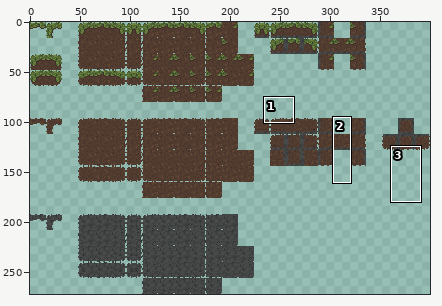
Edited in one commit: sprite sheet (assets/TilesMap.png). Above: a wide view before the commit, with the close-up outlined.
Close-up. First the earlier version:
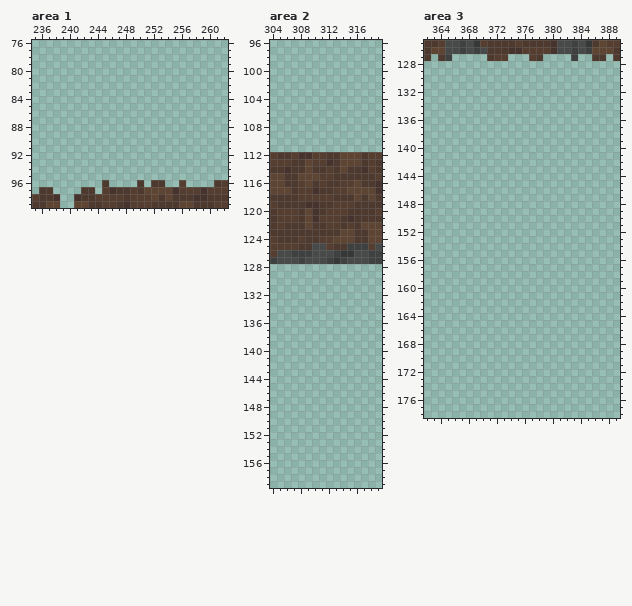
The file is 400x272 pixels. Pixels under 10% opacity are left out. Colours within 5 levels of each other are drawn and written as one. Shown: area 1: x 235..262, y 76..99; area 2: x 304..319, y 96..159; area 3: x 362..389, y 125..178.
Now the later version:
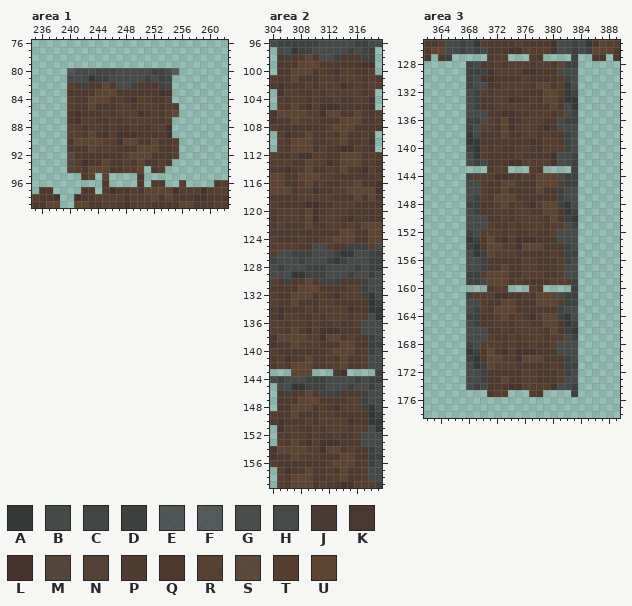
Palette (. is transparent): A #363838  B #3e3f3fe7  C #3f3f3ff3  D #3f4040  E #474848df  F #484949d7  G #484949f8  H #484949  J #46322def  K #47332df7  L #47332d  M #4c392ee7  N #4d392eef  P #4d392ef7  Q #4d392e  R #543e2ff8  S #553e2fe8  T #553e2f  U #5e4533
Commit message: mise à jour des tiles
Difference:
Changed rows in their new state; - is an unchanged pixel.
Area 1:
first column x 240:
 80 EBBBCCCGHHHHDDHF
 81 HHHADDHHHHHDHDC-
 82 TQDQQUQHHDQQQDC-
 83 QQQQUUUQQQQQQLK-
 84 TQQUUUQTQLTTQQR-
 85 TQQUQQQTTQTTTQTP
 86 QLQQQTQTTTLQTQTS
 87 QLTTQQTQTTTTTQT-
 88 RTQTTQTQQTQQTTL-
 89 RTQUQLTLLLQQQQL-
 90 JUUUUTTLUUQQUQQT
 91 JQQUTTTQQQUUUQQT
 92 SQQQQQQQTUUUQQQN
 93 MTLQQUQQTQUQQTQ-
 94 MTQUUUQQTTU-QT--
 95 --QU-U----K-----
Area 2:
first column x 304:
 96 HDDDDDDHHHHHDDHH
 97 -HHADDHHHHHDHDD-
 98 -QDQQUQHHDQQQDD-
 99 -QQQUUUQQQQQQLL-
100 -QQUUUQTQLTTQQT-
101 TQQUQQQTTQTTTQTQ
102 QLQQQTQTTTLQTQTT
103 -LTTQQTQTTTTTQT-
104 -TQTTQTQQTQQTTL-
105 -TQUQLTLLLQQQQL-
106 LUUUUTTLUUQQUQQT
107 LQQUTTTQQQUUUQQT
108 TQQQQQQQTUUUQQQQ
109 -TLQQUQQTQUQQTQ-
110 -TQUUUQQTTUQQTL-
111 -TQUUUQTQQLLTQQ-
first column x 304:
128 HDHHHDDDHHHHDHDD
129 HHHAADDDHHHDHHDH
130 TQDQQUQDDDQQQDHH
131 QQQQUUUQQQQTTDHH
132 TQQUUUQTQLTTTDAH
133 TQQUQQQTTQQQQQAD
134 QLQQQTQTTTTLQQAA
135 QLTTQQTQTTTQTTHA
136 TTQTTQTQQTQQTHHH
137 TTQUQLTLLLQQQHHH
138 LUUUUTTLUUQTQQDH
139 LQQUTTTQQQUUQQDD
140 TQQQQQQQTUUUQTDH
141 QTLQQUQQTQUQQTHH
142 QTQUUUQQTTUQQTHH
143 ---UUU---QL----D
144 HDHHHDDDHHHHDHDD
145 -HHAADDDHHHDHHDH
146 -QDQQUQDDDQQQDHH
147 -QQQUUUQQQQTTDHH
148 -QQUUUQTQLTTTDAH
149 TQQUQQQTTQQQQQAD
150 QLQQQTQTTTTLQQAA
151 -LTTQQTQTTTQTTHA
152 -TQTTQTQQTQQTHHH
153 -TQUQLTLLLQQQHHH
154 LUUUUTTLUUQTQQDH
155 LQQUTTTQQQUUQQDD
156 TQQQQQQQTUUUQTDH
157 -TLQQUQQTQUQQTHH
158 -TQUUUQQTTUQQTHH
159 -TQUUUQTQQLLTTTD
Area 3:
first column x 368:
128 DHQQTQTTTQTTQUDD
129 DDDLTTTTLLQQQHHH
130 DHLLQQQQTQQQQTDH
131 DHHQQTTTTQUUQTAH
132 HDTQTTQTQQQUUTAD
133 HDQQTTLQQTQUUQAA
134 HDQQTTTTTQQQUQHA
135 HHHQQLLQQTTTQTHD
136 DDHTQULQTTTQQHDD
137 DHTTQULTTTQLQHHH
138 AHQQQUQQTTQTQQDH
139 AAQQQQQQQLQTTQDH
140 DATQTQQTTQQTTTDH
141 HATQQQQTQQQQLHHD
142 HDHQQQLLTTTTLHHD
143 ---QTT---TQ----D
144 DTTTLLQQTQUUUHDD
145 HHTQQUUQQQUUUTDD
146 HHTQQUQQQQUQQDHH
147 HDTQUUUQQQQQQDHH
148 DDQQTUQTQLTUUDAH
149 HDQQTTQTTQQUUQAD
150 HHHQQTQTTTTQUQDA
151 HHHTQQTQTTTQTTHD
152 DHTTTQTQQTQQTHHH
153 ADQUQLTLLLQQQHHH
154 DAQUUTTLUUUQQQDH
155 HADUTTTQQQQQTQDD
156 HHDQQQQQTTQQQTDH
157 HHDQQUQQTTQQQTHH
158 DDTUUUQQTTTQQTHH
159 DDHUUUQTQQQQTTTD
160 ---QTT---TQ----D
161 DTTTLLQQTQUUUHDD
162 HHTQQUUQQQUUUTDD
163 HDTQUUUQQQQQQDHH
164 DDQQTUQTQLTUUDAH
165 HDQQTTQTTQQUUQAD
166 HHHQQTQTTTTQUQDA
167 HHHTQQTQTTTQTTHD
168 DHTTTQTQQTQQTHHH
169 ADQUQLTLLLQQQHHH
170 DAQUUTTLUUUQQQDH
171 HADUTTTQQQQQTQDD
172 HHDQQQQQTTQQQTDH
173 HHDQQUQQTTQQQTHH
174 HDHQQQLLTTTTLHHD
175 ---QTT---TQ----D
Where, in picture pixels (left, top, right, bottom), the same in both close-ups:
added: (67, 68, 179, 180)
added: (270, 40, 382, 152)
added: (270, 264, 382, 488)
added: (466, 61, 578, 397)
